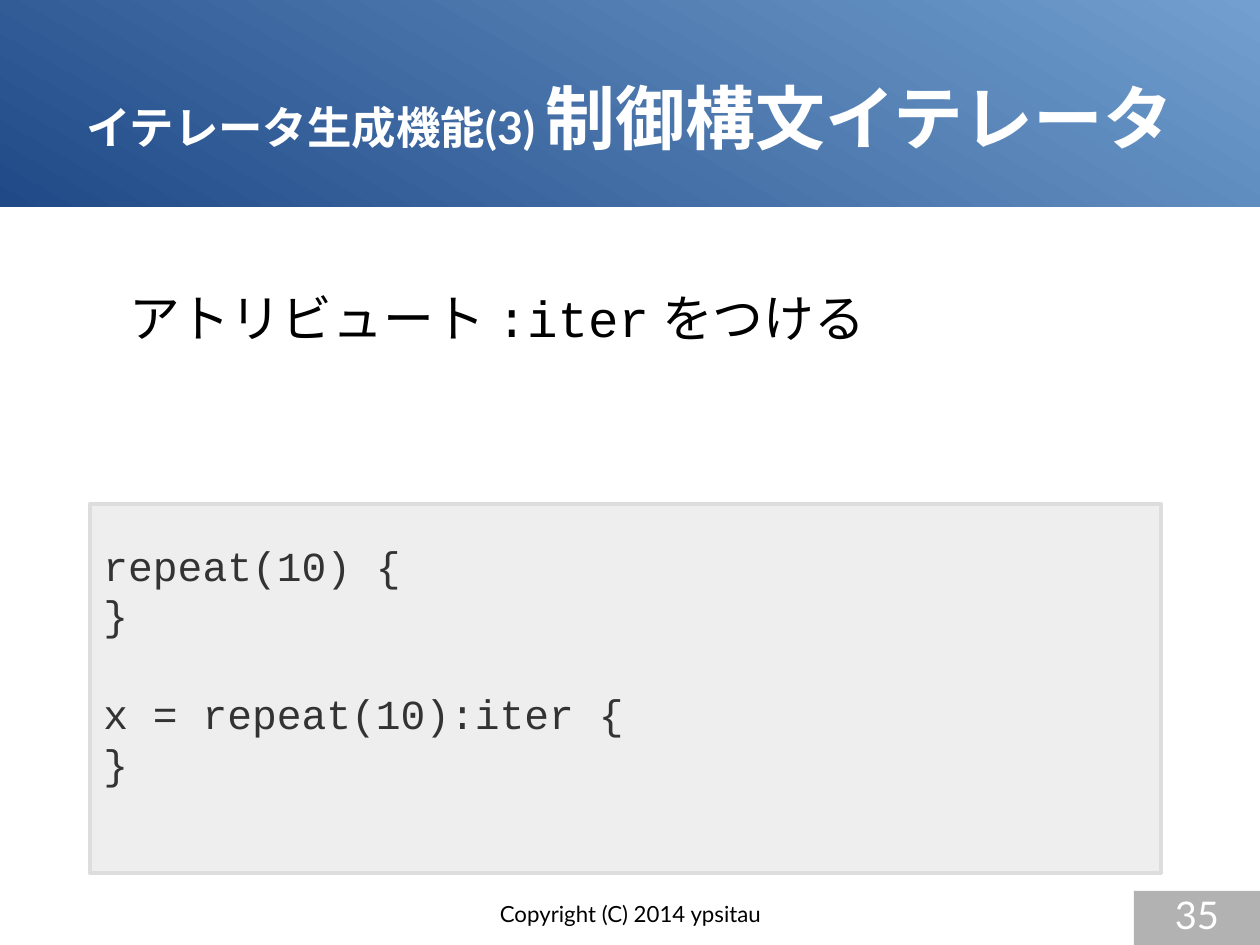
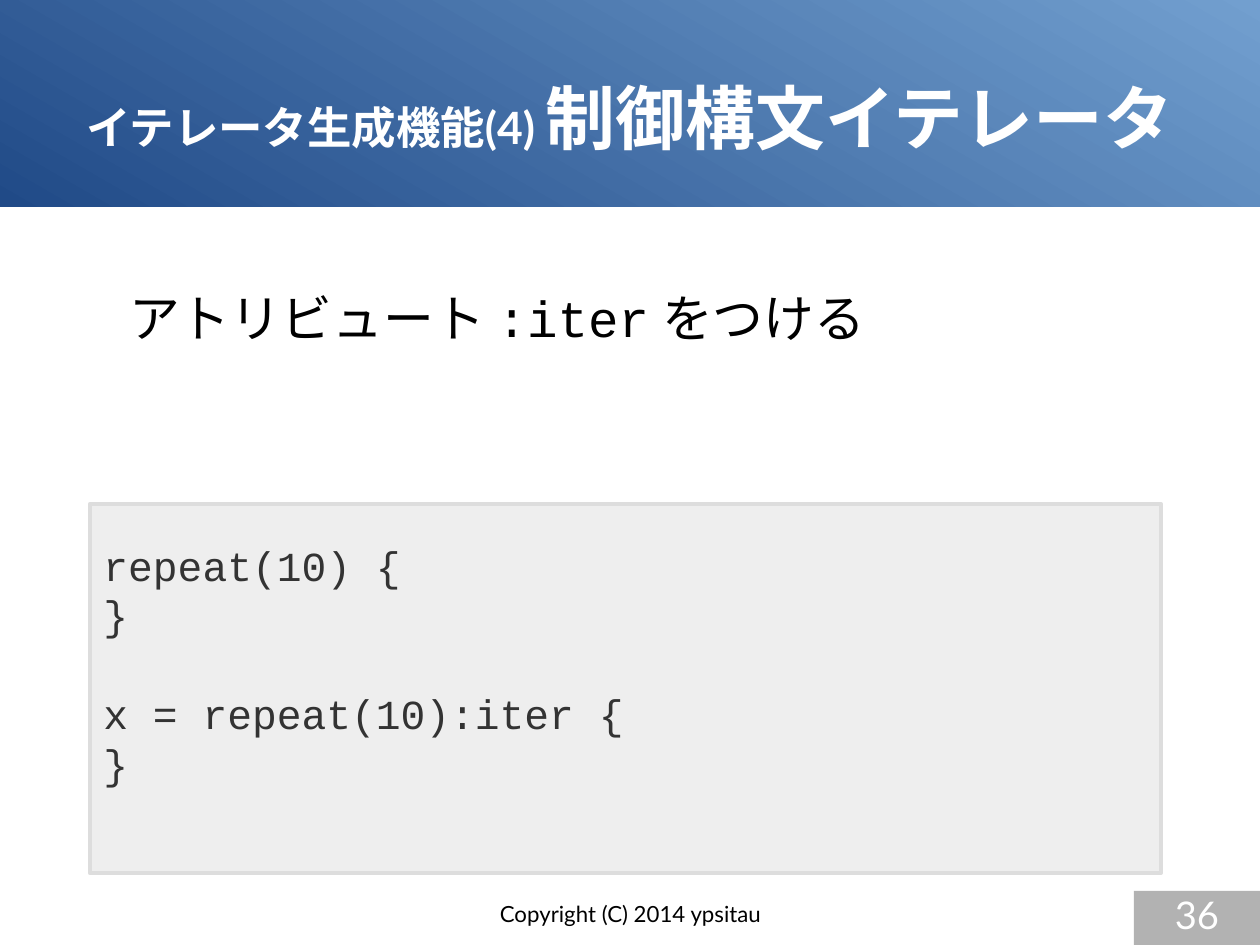
Before and after one commit to gura-lang/gura-doc, a slide deck: slide 36 of presentation/gura-introduction.odp (slide 35 before the commit). Drawn at 1260x945 pixels with LibreOffice and Linux fonts; fonts in the diff are those of the drawing. Boxes give left, top, right and bottom in pixels: in the first picture for what was removed or moved away, otherwise in the second. Text is boxed around its words. In the diff, an @@ line names an element or a change of style, - is before the commit and + after.

```diff
--- a/presentation/gura-introduction.odp
+++ b/presentation/gura-introduction.odp
@@ title at <box>86,84,1173,151</box>: text changed @@
-イテレータ生成機能(3) 制御構文イテレータ
+イテレータ生成機能(4) 制御構文イテレータ
@@ page number at <box>1175,901,1219,929</box>: text changed @@
-35
+36
```
Also in this commit, not shown: 6 other slides changed, 1 slide added.
